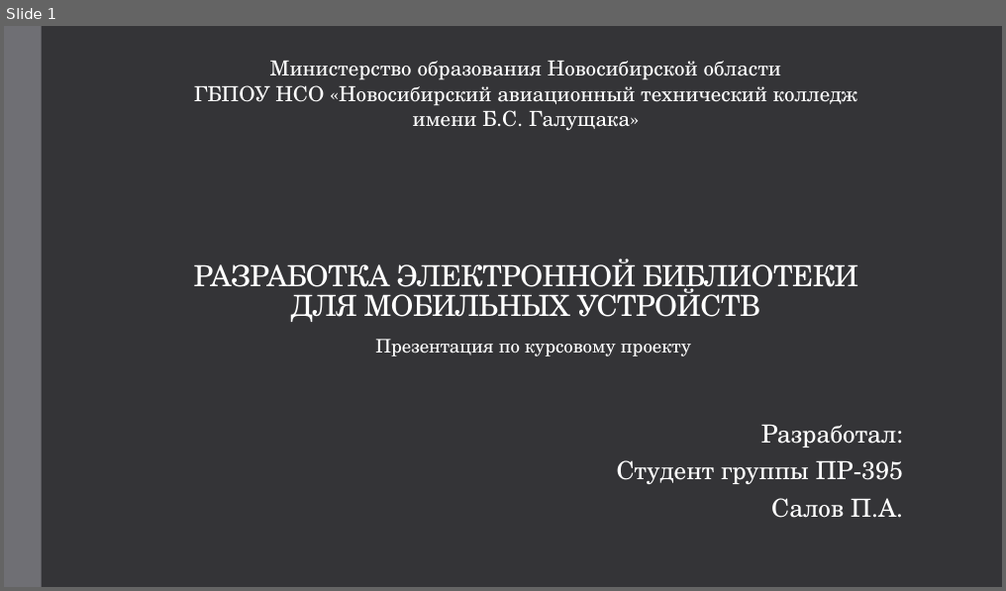
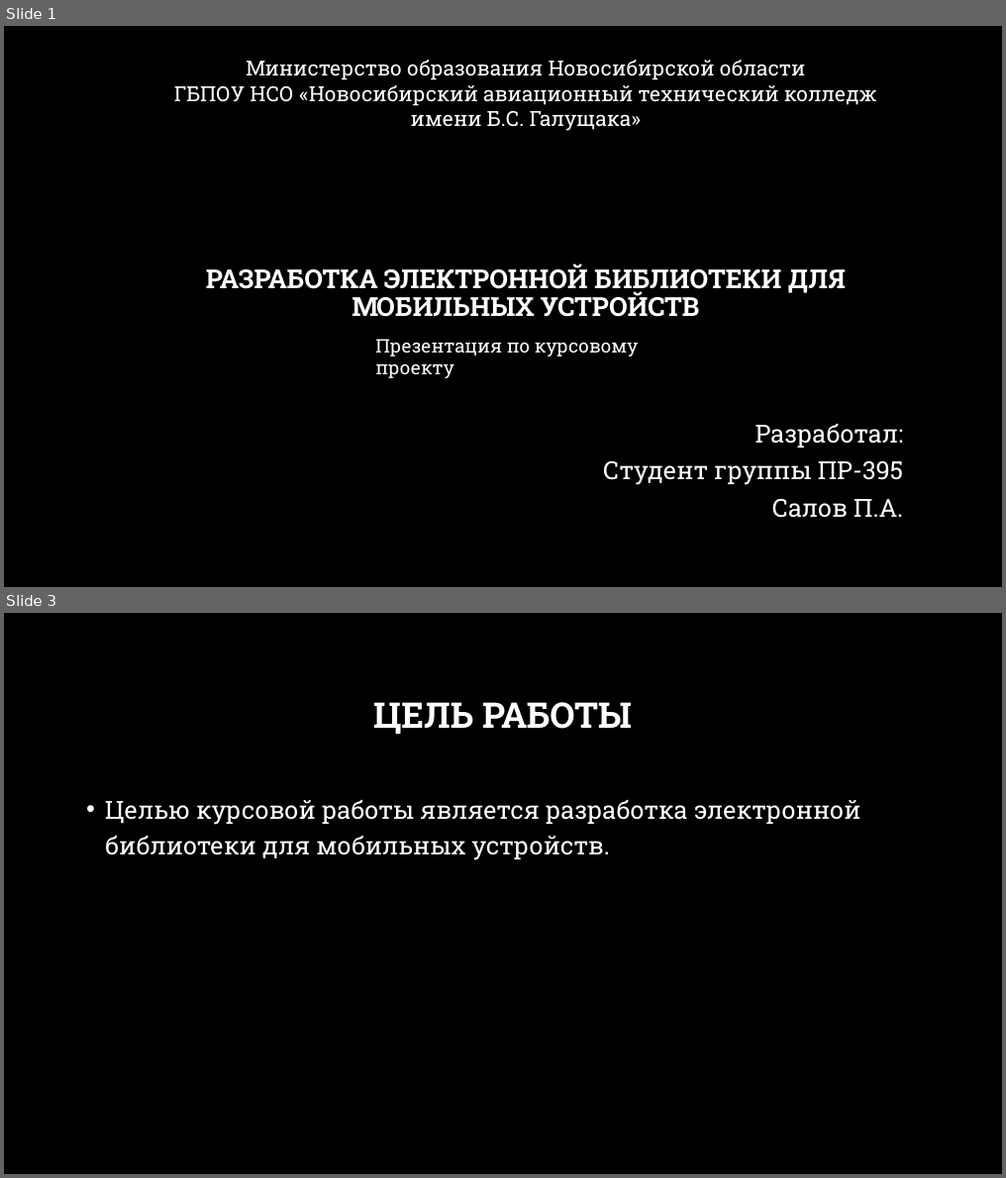
Before and after one commit to Mojukin/CourseWork, a slide deck: Презентация по курсовому проекту, Салов П.А., Пр-395.pptx. Shown one above the other, each under a label of ours: slide 1 before the commit, slides 1 and 3 after it; the slides between them are not shown. The pictures are 1006x591 and 1006x1178 pixels, drawn with LibreOffice and Linux fonts; fonts in the diff are those of the drawing; background and template pictures are left out. Boxes give left, top, right and bottom in pixels: in the first picture for what was removed or moved away, otherwise in the second. Text is boxed around its words. In the diff, an @@ line names an element or a change of style, - is before the commit and + after.

```diff
--- a/Презентация по курсовому проекту, Салов П.А., Пр-395.pptx
+++ b/Презентация по курсовому проекту, Салов П.А., Пр-395.pptx
@@ slide 3 added at [4,613,1002,1174], background picture (left out) @@
@@ title added at [373,702,632,734], 34 pt, text #FFFFFF, bold @@
+ЦЕЛЬ РАБОТЫ
@@ text added at [105,800,861,861], 24 pt, text #FFFFFF @@
+• Целью курсовой работы является разработка электронной библиотеки для мобильных устройств.
@@ slide 1 changed as well @@
@@ background #353537 to picture (left out) @@
@@ rectangle removed at [4,26,42,587] @@
@@ title "РАЗРАБОТКА ЭЛЕКТРОННОЙ БИБЛИОТЕКИ ДЛЯ МОБИЛЬНЫХ ..." at [206,264,846,317]: size 28 to 25.2 pt, font TeX Gyre Schola to Roboto Slab, letter spacing -0.5 to 0 pt, bold on; line spacing 0.85 to 0.9 @@
@@ font TeX Gyre Schola to Roboto Slab in 3 elements at [603,424,904,518], [174,60,877,131], [375,339,638,378] @@
```
Also in this commit, not shown: 6 other slides added, 7 slides removed, 1 other file.
